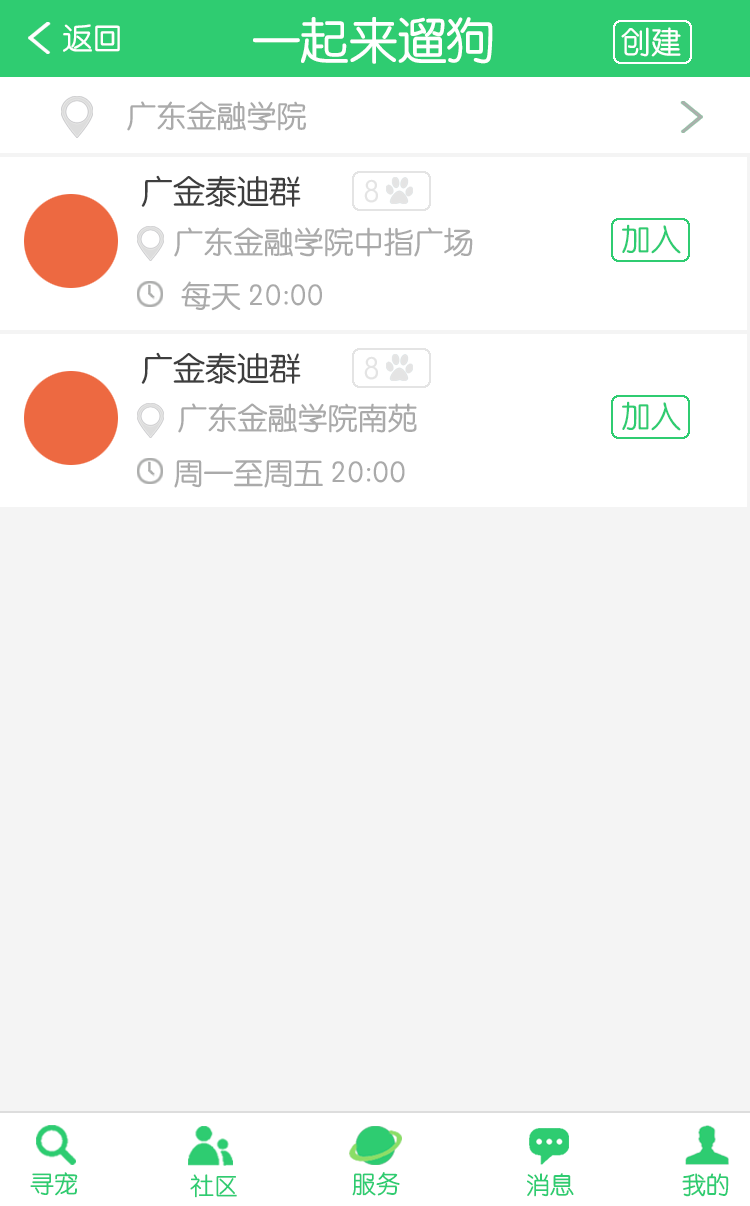
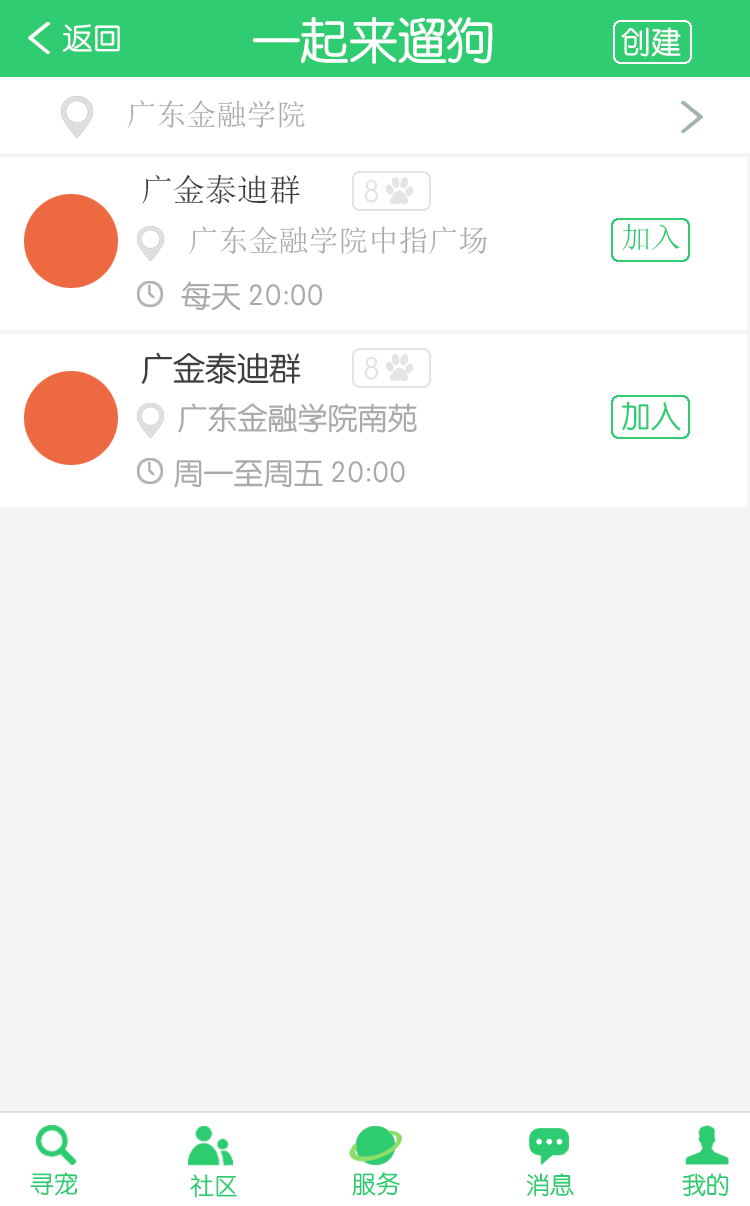
The second w=750, h=1206 image is a revision of the first. Changes to its layers:
painted on "广东金融学院" over [127, 100, 306, 131]
painted on "广东金融学院中指广场" over [174, 226, 487, 257]
painted on "加入" (5th of 5, in "模块1" › "加入") over [622, 223, 681, 254]
painted on "广金泰迪群" (2nd of 2, in "模块1") over [141, 174, 301, 207]
